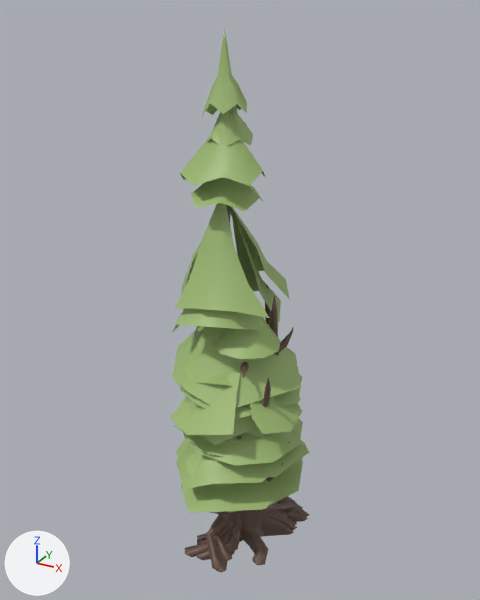
Renders of the FBX model Assets/Meshes/Trees.fbx from each side of a commit.
Camera for both pictures: a 50 mm camera at (5.08, -9.29, 9.56) aimed at (-0.14, 0.2, 4.81). The axes (+X, +Y, +Z) are drawn at lower left. The lights are the same throughout. Where no turn or scale is listed for an object, it has been applied to the vertices.

The older version as bpy lines, for what is in view:
```python
ob_tree_dry_3 = bpy.data.objects.new('Tree_Dry_3', me_mesh_005)
ob_tree_dry_3.location = (0.0, 0.0, 0.03)
ob_tree_leaves_1 = bpy.data.objects.new('Tree_Leaves_1', me_mesh_007)
ob_tree_leaves_1.location = (0.0, 0.0, 0.03)
ob_tree_leaves_2 = bpy.data.objects.new('Tree_Leaves_2', me_mesh_004)
ob_tree_leaves_2.location = (0.0, 0.0, 0.03)
ob_tree_leaves_4 = bpy.data.objects.new('Tree_Leaves_4', me_mesh_002)
ob_tree_leaves_4.location = (0.0, 0.0, 0.03)
ob_tree_stump_1 = bpy.data.objects.new('Tree_Stump_1', me_mesh_008)
ob_tree_stump_1.location = (0.0, 0.0, 0.03)
ob_tree_tall_1 = bpy.data.objects.new('Tree_Tall_1', me_mesh_009)
ob_tree_tall_1.location = (0.0, 0.0, 0.03)
ob_tree_tall_2 = bpy.data.objects.new('Tree_Tall_2', me_mesh_010)
ob_tree_tall_2.location = (0.0, 0.0, 0.03)
```
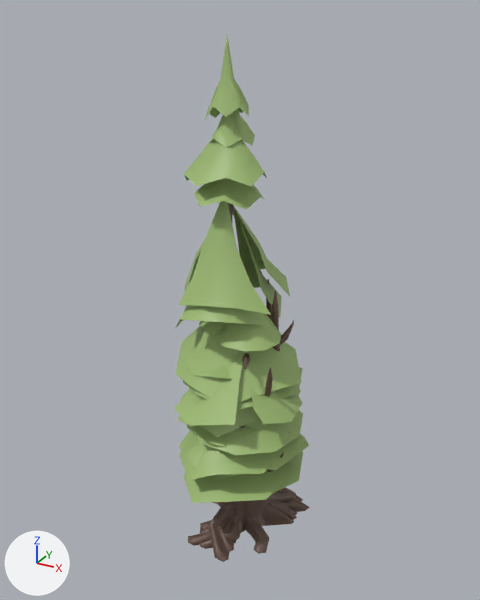
Pixel boxes (x1, y1, x2, y2) of what changed, in the pictures (480 x 600 px):
'Tree_Tall_2', moved
    before: (172, 28, 309, 561)
    after: (176, 36, 310, 552)
'Tree_Tall_1', moved
    before: (172, 105, 293, 570)
    after: (176, 108, 293, 559)
'Tree_Leaves_2', moved
    before: (170, 316, 308, 557)
    after: (174, 313, 308, 546)
'Tree_Leaves_1', moved
    before: (172, 326, 303, 573)
    after: (175, 321, 303, 562)
'Tree_Leaves_4', moved
    before: (180, 351, 303, 560)
    after: (183, 342, 303, 549)
'Tree_Dry_3', moved
    before: (211, 296, 294, 565)
    after: (211, 290, 295, 554)
'Tree_Dry_2', added
    after: (200, 368, 281, 529)
part 6 of me_mesh_008, rebuilt (not visible afterwards)
    before: (197, 378, 271, 540)

The change in detail:
me_mesh_009 has 367 vertices, 301 faces and spans x -1.09..1.09, y -1.44..1.44, z -0.01..8.54.
me_mesh_009 is used by ob_tree_tall_1; location (0.0, 0.0, 0.03).
me_mesh_009 part 4: the whole mesh is moved by (-0.13, 0.3, -0.03).
me_mesh_002 has 367 vertices, 301 faces and spans x -1.23..1.23, y -1.26..1.26, z -0.03..4.75.
me_mesh_002 is used by ob_tree_leaves_4; location (0.0, 0.0, 0.03).
me_mesh_002 part 5: the whole mesh is moved by (-0.13, 0.3, 0.0).
me_mesh_005 has 254 vertices, 216 faces and spans x -1.1..1.1, y -0.89..0.89, z 0.0..5.06.
me_mesh_005 is used by ob_tree_dry_3; location (0.0, 0.0, 0.03).
me_mesh_005 part 3: the whole mesh is moved by (-0.13, 0.3, 0.0).
me_mesh_004 has 399 vertices, 322 faces and spans x -1.27..1.27, y -1.43..1.43, z -0.01..5.07.
me_mesh_004 is used by ob_tree_leaves_2; location (0.0, 0.0, 0.03).
me_mesh_004 part 7: the whole mesh is moved by (-0.13, 0.3, 0.0).
me_mesh_010 has 367 vertices, 301 faces and spans x -1.39..1.39, y -1.12..1.12, z 0.0..9.28.
me_mesh_010 is used by ob_tree_tall_2; location (0.0, 0.0, 0.03).
me_mesh_010 part 1: the whole mesh is moved by (-0.13, 0.3, -0.06).
me_mesh_008 is used by ob_tree_stump_1; location (0.0, 0.0, 0.03).
me_mesh_008 had 206 vertices, 180 faces and spanned x -0.98..0.98, y -1.1..1.1, z 0.0..4.03.
me_mesh_008 now has 206 vertices, 180 faces and spans x -1.05..0.79, y -0.69..1.33, z 0.0..1.9.
me_mesh_008 part 6: the loose piece of 158 vertices spanning x -0.98..0.98, y -0.92..1.1, z 0.0..4.03 is rebuilt with 158 vertices and now spans x -1.05..0.79, y -0.69..1.33, z 0.0..1.84.
me_mesh_007 has 367 vertices, 301 faces and spans x -1.16..1.16, y -1.44..1.44, z -0.01..5.09.
me_mesh_007 is used by ob_tree_leaves_1; location (0.0, 0.0, 0.03).
me_mesh_007 part 2: the whole mesh is moved by (-0.13, 0.3, -0.03).
Mesh me_mesh_008_1 is new.
It has 206 vertices, 180 faces and spans x -1.1..0.85, y -0.81..1.4, z 0.03..4.05.
It uses material mat_wood (brown #695248).
Object 'Tree_Tall_1' (ob_tree_tall_1) moves from (0.0, 0.0, 0.03) to (0.0, 0.0, 0.0).
Object 'Tree_Leaves_4' (ob_tree_leaves_4) moves from (0.0, 0.0, 0.03) to (0.0, 0.0, 0.0).
Object 'Tree_Dry_3' (ob_tree_dry_3) moves from (0.0, 0.0, 0.03) to (0.0, 0.0, 0.0).
Object 'Tree_Leaves_2' (ob_tree_leaves_2) moves from (0.0, 0.0, 0.03) to (0.0, 0.0, 0.0).
Object 'Tree_Tall_2' (ob_tree_tall_2) moves from (0.0, 0.0, 0.03) to (0.0, 0.0, 0.0).
Object 'Tree_Leaves_1' (ob_tree_leaves_1) moves from (0.0, 0.0, 0.03) to (0.0, 0.0, 0.0).
Object 'Tree_Dry_2' (ob_tree_dry_2) is new; it shows me_mesh_008_1.
Its location is (0.0, 0.03, 0.0).
